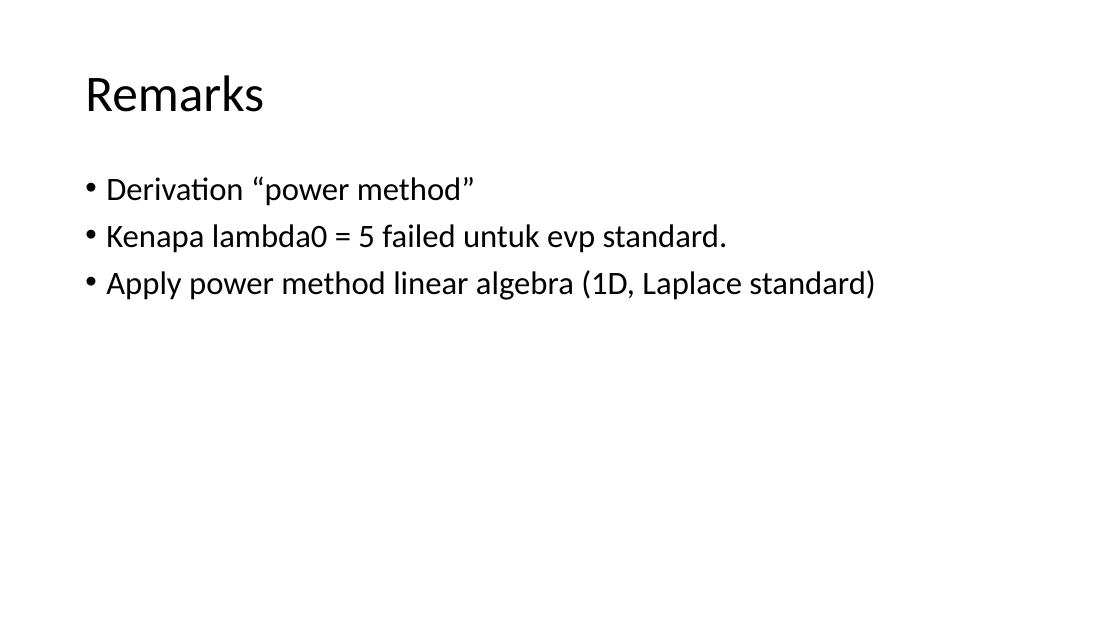
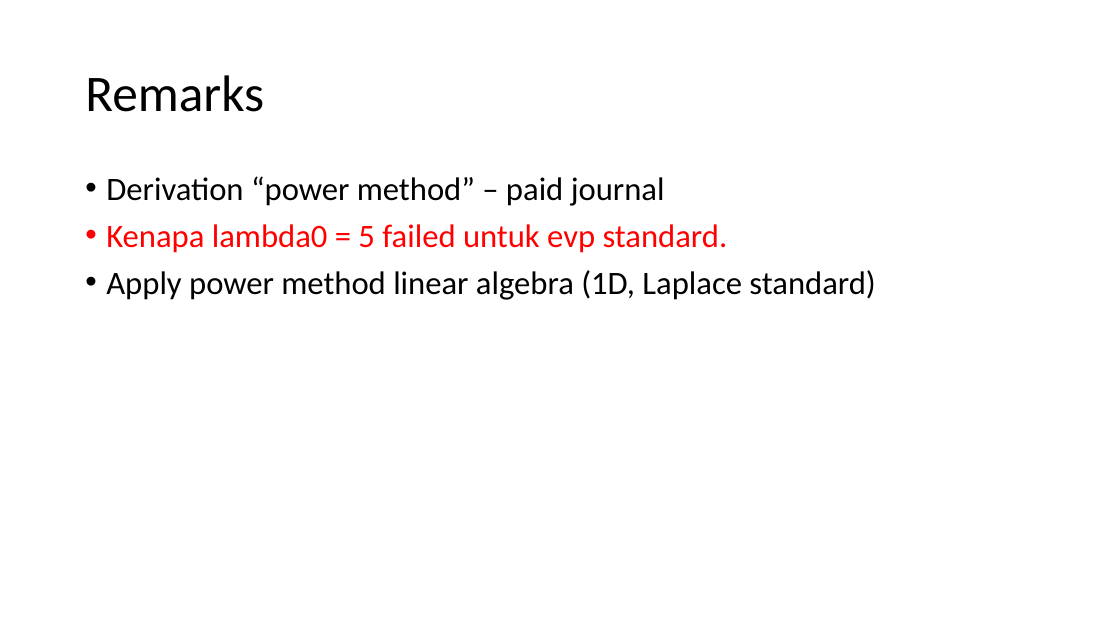
Before and after one commit to harryyudha7/thesis, a slide deck: slide 41 of solving GS equation.pptx (slide 38 before the commit). Drawn at 1120x630 pixels with LibreOffice and Linux fonts; fonts in the diff are those of the drawing. Boxes give left, top, right and bottom in pixels: in the first picture for what was removed or moved away, otherwise in the second. Text is boxed around its words. In the diff, an @@ line names an element or a change of style, - is before the commit and + after.

```diff
--- a/solving GS equation.pptx
+++ b/solving GS equation.pptx
@@ text at (106,176,665,206): text changed @@
-• Derivation “power method”
+• Derivation “power method” – paid journal
@@ text at (106,224,728,253): text colour #000000 to #FF0000 in "Kenapa lambda0 = 5 failed untuk evp ..." @@
```
Also in this commit, not shown: 3 slides added, 19 other files.
